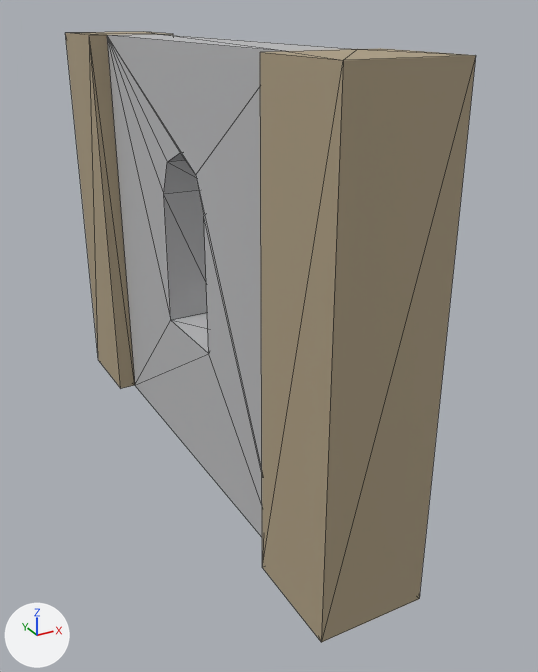
Renders of the OBJ model assets/models/Wood_Window_Round_01.obj from each side of a commit.
One viewpoint serves both versions: a 50 mm lens placed at (-1.52, -3.38, 2.33), pointed at (0.19, -0.26, 0.78). The lights are fixed; the arrows at lower left show +X, +Y and +Z. Mesh edges are drawn as thin lines. Where no turn or scale is listed for an object, it has been applied to the vertices.

The first picture shows 'Mesh1_Wood_Window_Round_Model'.
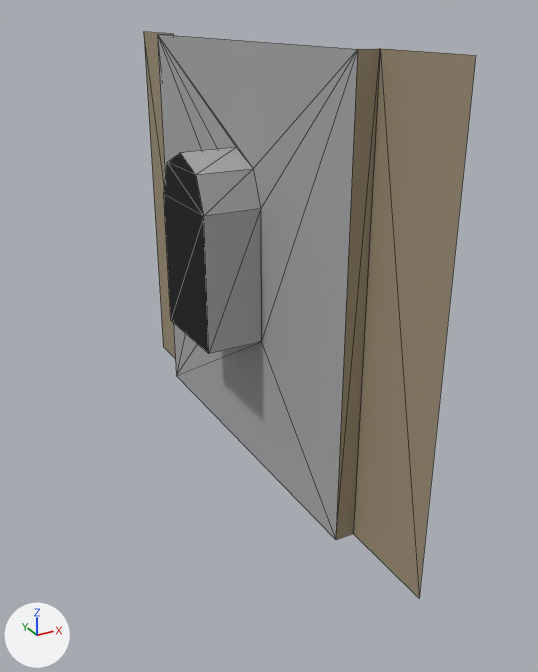
The change, as a list of edits to the scene's bpy script:
```text
Add mat_dark_stone_003:
    mat_dark_stone_003 = principled_material('Dark_Stone.003')
    mat_dark_stone_003.base_color = (0.4, 0.402, 0.41)  # grey #aaaaac
    mat_dark_stone_003.roughness = 0.7
Add mat_black:
    mat_black = principled_material('Black')
    mat_black.base_color = (0.0, 0.0, 0.0)  # black #000000
    mat_black.roughness = 0.69
Add mat_wood_003:
    mat_wood_003 = principled_material('Wood.003')
    mat_wood_003.base_color = (0.341, 0.279, 0.183)  # brown #9e9077
    mat_wood_003.roughness = 0.7
Change me_mesh1_wood_window_round_model:
    used by ob_mesh1_wood_window_round_model
    remove me_mesh1_wood_window_round_model.from_pydata(...)  # 38 vertices, 76 faces; spans x -0.25..0.25, y -1.5..1.5, z 0.0..2.2
    add me_mesh1_wood_window_round_model.from_pydata(...)  # 26 vertices, 38 faces; spans x -0.15..0.25, y -1.5..1.5, z 0.0..2.2
    me_mesh1_wood_window_round_model part 1
    12 vertices are removed from x -0.25..-0.15, y -1.5..1.5, z 0.0..2.2
    43 faces are deleted
    5 new faces join them, mat_black (black #000000)
    me_mesh1_wood_window_round_model part 2: 25 faces spanning x -0.15..0.15, y -1.0..1.0, z 0.0..2.2 switch from mat_dark_stone (grey #bbbcbe) to mat_dark_stone_003 (grey #aaaaab)
    me_mesh1_wood_window_round_model part 3: 8 faces spanning x 0.15..0.25, y -1.5..1.5, z 0.0..2.2 switch from mat_wood (beige #af9f83) to mat_wood_003 (brown #9e9076)
    add me_mesh1_wood_window_round_model.materials.append(mat_black)  # black #000000
```

Boxes (x1, y1, x2, y2) around the edits, measured in the pictures (538 x 672 px):
'Mesh1_Wood_Window_Round_Model', reshaped (19% narrower, 7% shorter): before (65, 32, 476, 642); after (144, 32, 476, 598)
part 1 of me_mesh1_wood_window_round_model, cut back: before (65, 32, 476, 642); after (164, 153, 209, 354)
part 2 of me_mesh1_wood_window_round_model, recoloured: before (164, 153, 209, 354); after (157, 34, 358, 540)
part 3 of me_mesh1_wood_window_round_model, recoloured (brown): after (144, 32, 476, 598)
